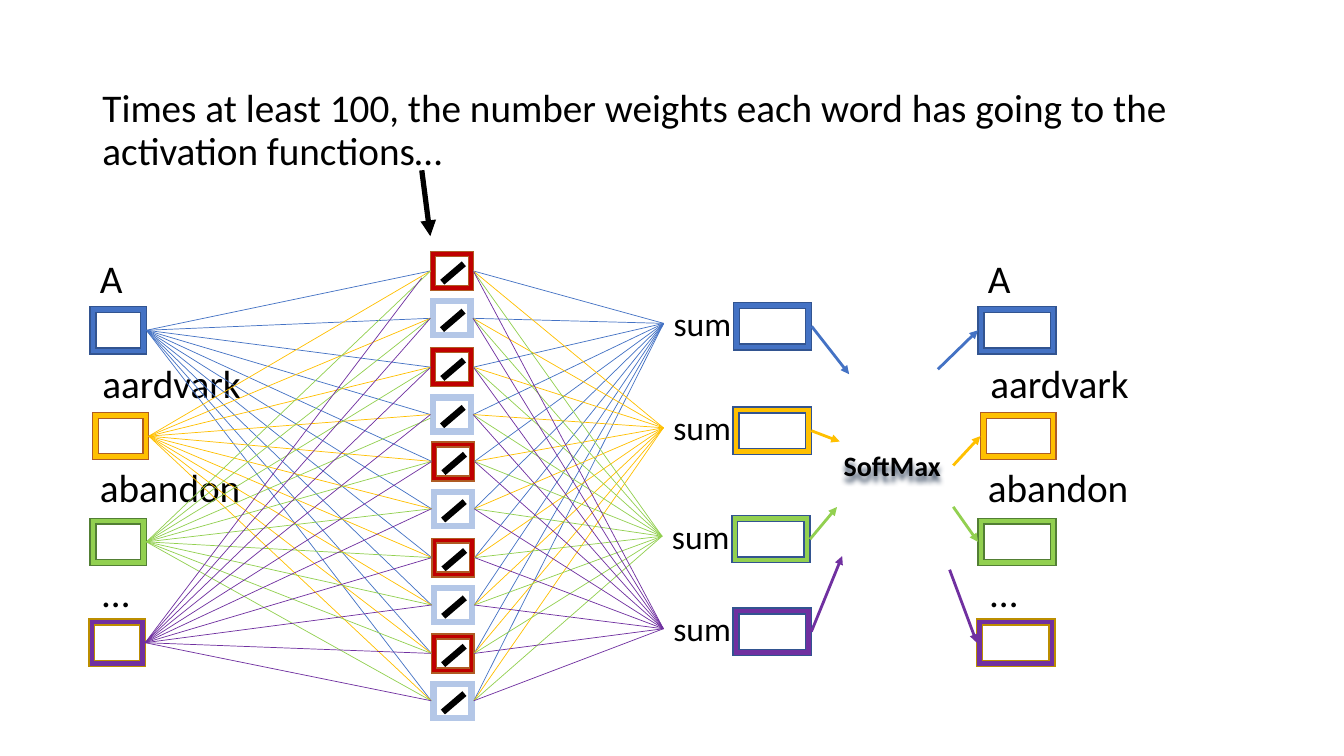
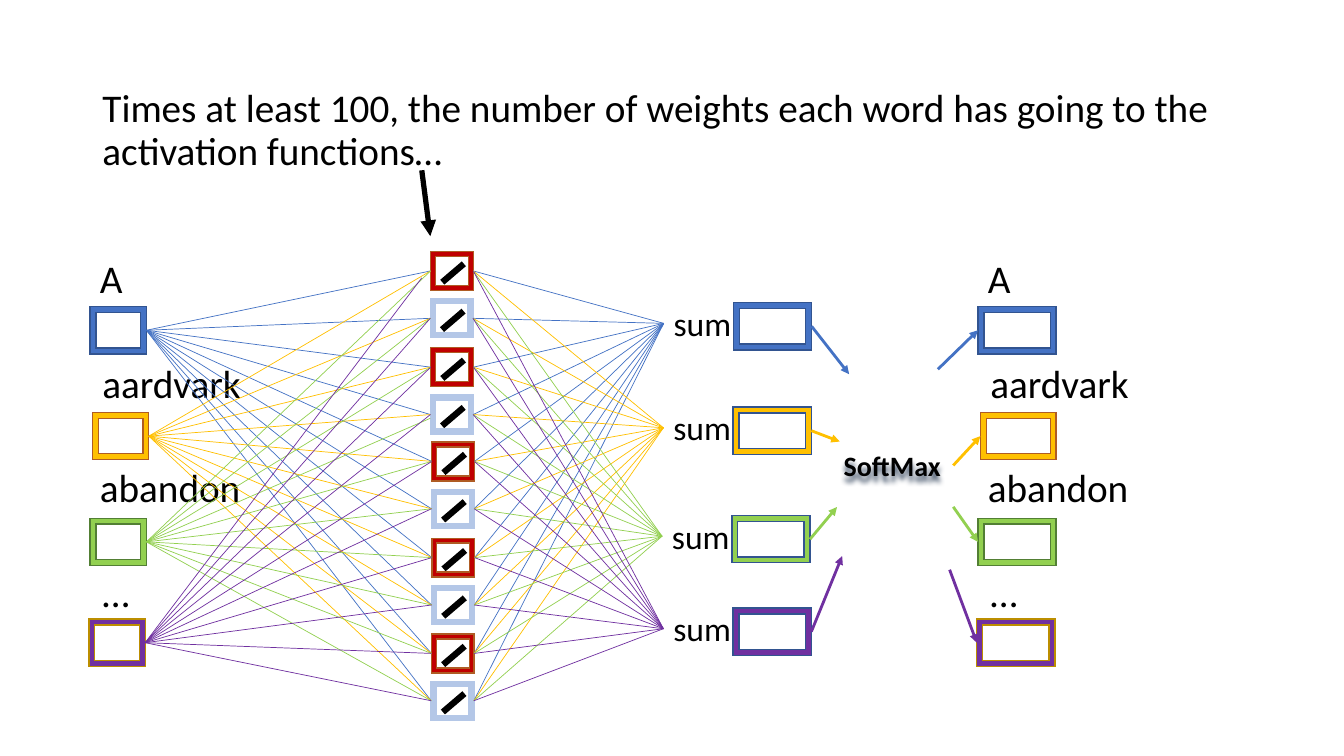
Before and after one commit to YeabinMoonEcon/BUS211, a slide deck: slide 86 of BUS243_NLP/lecture_notes/Lecture6_2.pptx (slide 85 before the commit). Drawn at 1344x756 pixels with LibreOffice and Linux fonts; fonts in the diff are those of the drawing. Boxes give left, top, right and bottom in pixels: in the first picture for what was removed or moved away, otherwise in the second. Text is boxed around its words. In the diff, an @@ line names an element or a change of style, - is before the commit and + after.

```diff
--- a/BUS243_NLP/lecture_notes/Lecture6_2.pptx
+++ b/BUS243_NLP/lecture_notes/Lecture6_2.pptx
@@ text at (102,94,1208,175): text changed @@
-Times at least 100, the number weights each word has going to the activation functions…
+Times at least 100, the number of weights each word has going to the activation functions…
```
Also in this commit, not shown: 4 other slides changed, 6 slides added, 17 slides removed.
